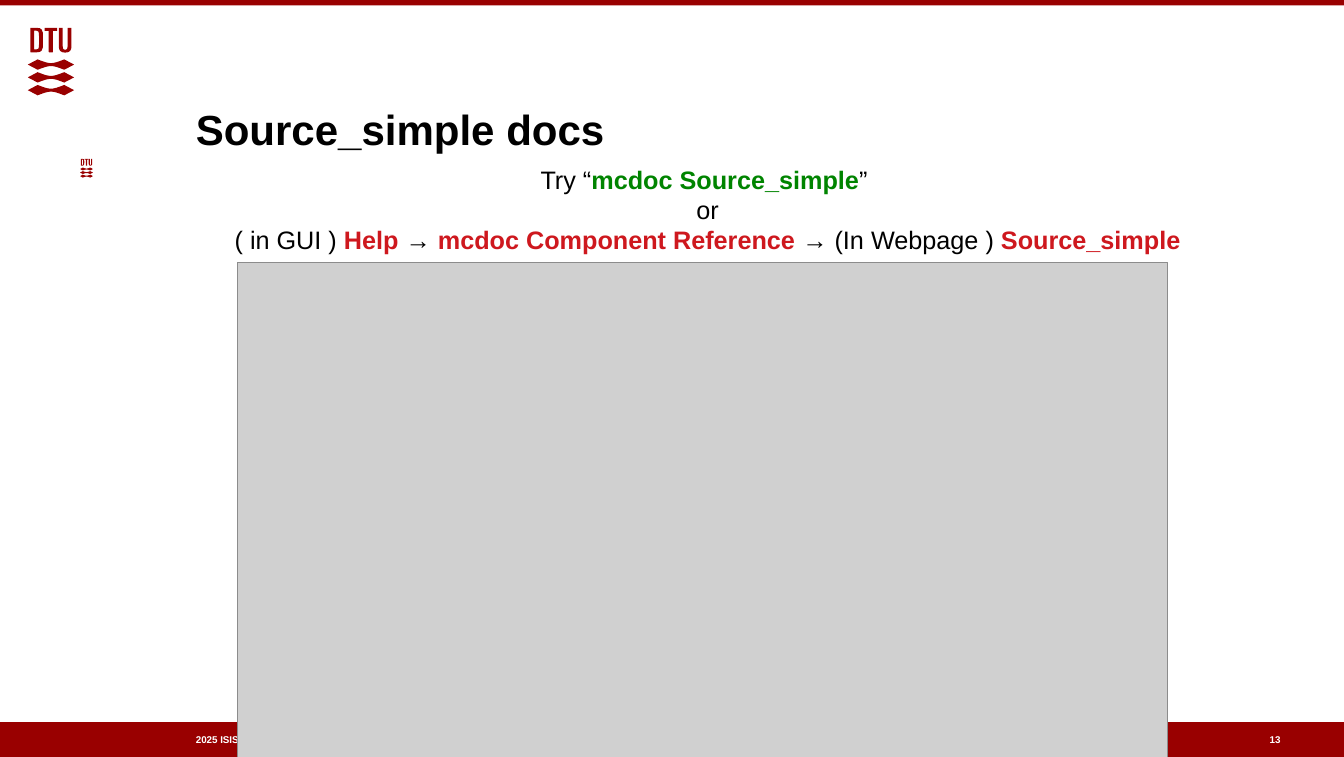
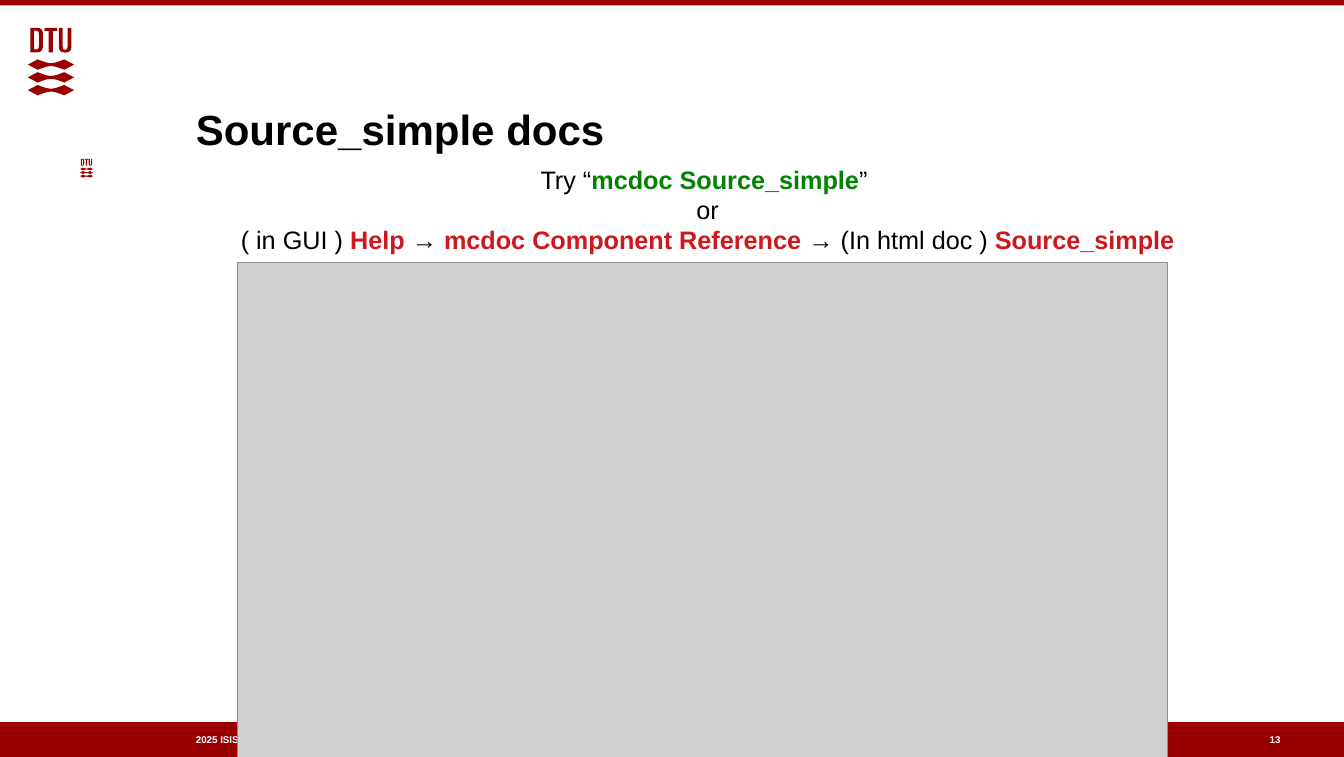
Before and after one commit to mccode-dev/Schools, a slide deck: slide 13 of 2025/ISIS_November_2025/1_Tuesday_November_4th/2_Component_basics/odp/2_Sources_and_Monitors_part1.odp. Drawn at 1344x757 pixels with LibreOffice and Linux fonts; fonts in the diff are those of the drawing; grey boxes stand for pictures; background and template pictures are left out. Boxes give left, top, right and bottom in pixels: in the first picture for what was removed or moved away, otherwise in the second. Text is boxed around its words. In the diff, an @@ line names an element or a change of style, - is before the commit and + after.

```diff
--- a/2025/ISIS_November_2025/1_Tuesday_November_4th/2_Component_basics/odp/2_Sources_and_Monitors_part1.odp
+++ b/2025/ISIS_November_2025/1_Tuesday_November_4th/2_Component_basics/odp/2_Sources_and_Monitors_part1.odp
@@ text at box(256, 230, 1174, 255): text changed @@
-( in GUI ) Help → mcdoc Component Reference → (In Webpage ) Source_simple
+( in GUI ) Help → mcdoc Component Reference → (In html doc ) Source_simple
```
Also in this commit, not shown: 2 other slides changed, 1 other file.
